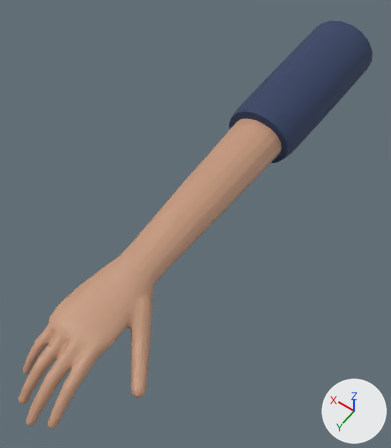
A saved change to the glTF model models/tay/tay_tha_long.glb.
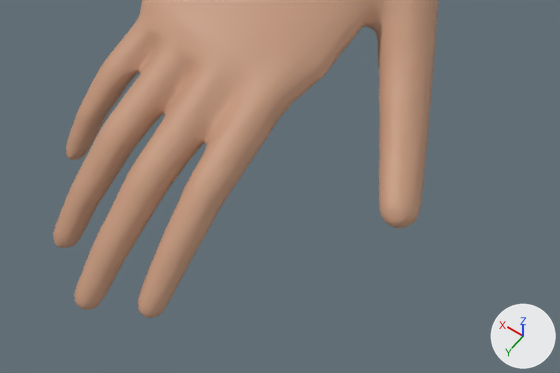
There are two pictures of each version: one whole from a 50 mm camera at (-0.268, 0.241, 0.551) aimed at (-0.005, -0.127, -0.026), one close up on the part from 0% to 50% of the width and 71% to 100% of the height. The lights are fixed; the arrows at lower right show +X, +Y and +Z. The older version's two pictures come first. Vertices at exactly the same position are counted once.

The first close-up shows 'tay_tha_long'.
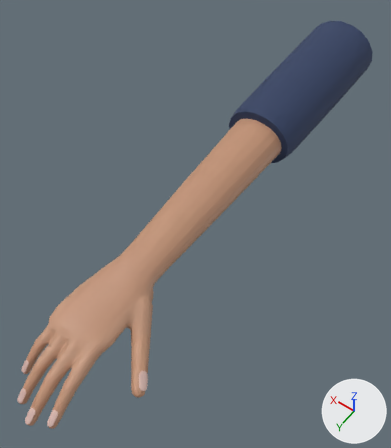
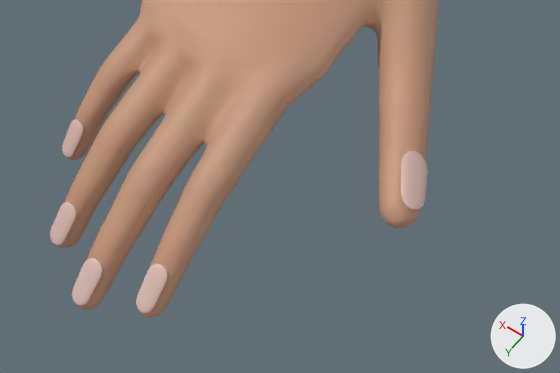
Pixel boxes [x1, y1, x2, y2] of what changed, in the close-ups (560 x 373 px):
'tay_tha_long', reshaped
    before: [53, 0, 439, 318]
    after: [50, 0, 439, 318]
part 1 of me_tay_tha_long, added (beige)
    after: [136, 263, 168, 313]
part 2 of me_tay_tha_long, added (beige)
    after: [72, 258, 102, 306]
part 3 of me_tay_tha_long, added (beige)
    after: [50, 202, 76, 245]
part 4 of me_tay_tha_long, added (beige)
    after: [62, 119, 83, 157]
part 5 of me_tay_tha_long, added (beige)
    after: [401, 151, 428, 210]

Edits to the bpy script that builds the scene:
```text
Change mat_da:
    where n0 = _N.new('ShaderNodeBsdfPrincipled'); n0.name = 'Principled BSDF'
    remove n0.inputs[0].default_value = (0.55, 0.31, 0.2, 1.0)  # 'Base Color', brown #c4977c
    add n2 = _N.new('ShaderNodeMix'); n2.name = 'Mix'
    add n2.data_type = 'RGBA'
    add n2.blend_type = 'MULTIPLY'
    add n2.inputs[0].default_value = 1.0  # 'Factor'
    add n2.inputs[7].default_value = (0.55, 0.31, 0.2, 1.0)  # 'B', brown #c4977c
    add n3 = _N.new('ShaderNodeVertexColor'); n3.name = 'Color Attribute'
    add _L.new(n2.outputs[2], n0.inputs[0])  # 'Result' to 'Base Color'
    add _L.new(n3.outputs[0], n2.inputs[6])  # 'Color' to 'A'
Add mat_mong:
    mat_mong = bpy.data.materials.new('Mong')
    # nodes: BsdfPrincipled, Mix, OutputMaterial, VertexColor
    # colours: beige #ddbcb3, mixed with the vertex colours
Change me_tay_tha_long:
    used by ob_tay_tha_long; location = (0.0, 0.0, 0.0)
    remove me_tay_tha_long.from_pydata(...)  # 4562 vertices, 9116 faces; spans x -0.097..0.058, y -0.56..0.192, z -0.047..0.053
    add me_tay_tha_long.from_pydata(...)  # 5042 vertices, 10056 faces; spans x -0.097..0.058, y -0.56..0.192, z -0.047..0.053
    me_tay_tha_long part 1: a new loose piece of 96 vertices spanning x -0.039..-0.03, y 0.165..0.181, z -0.029..-0.018, in mat_mong
    me_tay_tha_long part 2: a new loose piece of 96 vertices spanning x -0.015..-0.006, y 0.177..0.192, z -0.036..-0.024, in mat_mong
    me_tay_tha_long part 3: a new loose piece of 96 vertices spanning x 0.009..0.018, y 0.167..0.181, z -0.039..-0.026, in mat_mong
    me_tay_tha_long part 4: a new loose piece of 96 vertices spanning x 0.03..0.038, y 0.143..0.154, z -0.036..-0.023, in mat_mong
    me_tay_tha_long part 5: a new loose piece of 96 vertices spanning x -0.097..-0.08, y 0.077..0.097, z -0.022..-0.014, in mat_mong
    add me_tay_tha_long.materials.append(mat_mong)
```
